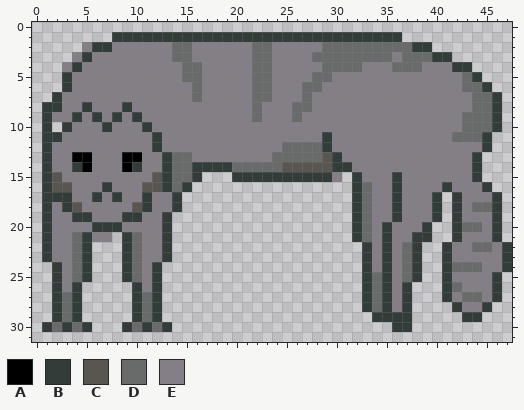
Two versions of one pixel-art file, design/pixel art/cat5.aseprite. The first picture shows the starting point.
48x32 pixels, 1 frame.
Palette (. is transparent): A #000000  B #323c39  C #595652  D #696a6a  E #847e87
Pixels before, first column x 1:
 1 .......BBBBBBBBBBBBBBBBBBBBBBBBBBBBB...........
 2 ....EBBEEEEEEDDEEEEEEDDEEEEEDDDDDDDDDBB........
 3 ...EBEEEEEEEEDDEEEEEEDDEEEEDDDDDDDDEDDDBB......
 4 ..EBEEEEEEEEEEDDEEEEEDDEEEEEDDDDEEEDDDEEEBB....
 5 ..BEEEEEEEEEEEDDEEEEEDDEEEEDDEEEEEEEEEEEEEDB...
 6 ..BEEEEEEEEEEEEDEEEEEDDEEEDDEEEEEEEEEEEEEEDDB..
 7 .BEEEEEEEEEEEEEDEEEEEDDEEEDEEEEEEEEEEEEEEEEDDB.
 8 BBEEBEEEBEEEEEEEEEEEEDEEEDDEEEEEEEEEEEEEEEEDDB.
 9 BEEBEBEBEBEEEEEEEEEEEDEEEDEEEEEEEEEEEEEEEEDDDB.
10 B.BEEEBEEEBEEEEEEEEEEEEEEEEEEEEEEEEEEEEEEEDDDB.
11 BBEEEEEEEEEBEEEEEEEEEEEEEEEEBEEEEEEEEEEEEDDDB..
12 BEEEEEEEEEEBEEEEEEEEEEEEDDDDBEEEEEEEEEEEEEEEB..
13 BEEAAEEEAAEEBDDEEEEEEEEDDDDDCBEEEEEEEEEEEEEB...
14 BEEBAEEEABEEBDDBBBBDDDDDCCCCCBBEEEEEEEEEEEEB...
15 BCEEEEEEEEECBDDB...BBBBBBBBBBE.BEEEBEEEEEEEB...
16 BCCEEEBEEECCBDB................BDEEBEEEEBEEEB..
17 BBBEEBEBEEBEEB.................BDEEBEEEB.BEEEB.
18 BEBCEEEEECBEEB.................BDEEBEEEB.BEDDB.
19 BEEBBEEEBBEEB..................BDEEBEEEB.BEEEB.
20 BEEEEBBBEEEEB..................BDEBEEEB..BDDEB.
21 BEEDBEE.BDEEB..................BDEBEEBB..BEEEB.
22 BEEDB...BDEEB...................BEBEDB..BEEDDEB
23 BEEDB...BDEEB...................BEBEDB..BEEEEEB
24 .BEDB...BDEB....................BEBEDB..BDDDEEB
25 .BEDB...BDEB....................BDBEDB..BEEEEB.
26 .BEB.....BEB....................BDBEB...BDEEEB.
27 .BDB.....BDB....................BDBEB...BEDDEB.
28 .BDB.....BDB....................BDBEB....BEEB..
29 .BDB.....BDB.....................BBBB.....BB...
30 BDBDB...BDBDB......................BB..........
After:
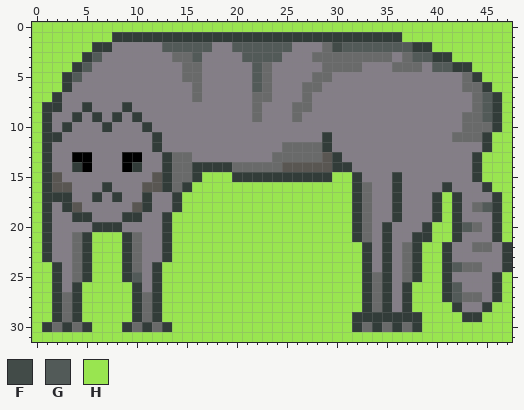
Colours new in this view: F #424b48  G #525a58  H #99e550
What changed:
layer "Back" added
layer "Cat" added
layer "Layer 1" removed
Layers "Cat", "Back":
Colour B is added in row 29 at x 32 to 33 and 38; in row 30 at x 32, 34 and 38.
Colour D is added in row 30 at x 33 and 35.
Colour D replaces colour B in row 30 at x 37.
Colour E is added in row 10 at x 2.
Colour F replaces colour D in row 2 at x 30.
Colour G replaces colour D in row 2 at x 14 to 15, 22 to 23 and 31 to 37; in row 3 at x 22 to 23 and 38 to 39; in rows 4 to 6 at x 22; in rows 7 to 9 at x 45; in row 18 at x 45; in row 20 at x 43.
Colour G replaces colour D in row 24 at x 42; in row 25 at x 10; in row 26 at x 42.
Colour G replaces colour E in row 2 at x 13, 16 to 17, 20 to 21 and 24 to 25; in row 3 at x 6, 16, 21 and 24; in row 4 at x 5 and 40 to 41; in row 5 at x 4; in row 27 at x 42.
Colour H is added in row 0 at x 0 to 47; in row 1 at x 0 to 7 and 37 to 47; in row 2 at x 0 to 4 and 40 to 47; in row 3 at x 0 to 3 and 42 to 47; in row 4 at x 0 to 2 and 44 to 47; in row 5 at x 0 to 2 and 45 to 47.
Colour H is added in row 6 at x 0 to 2 and 46 to 47; in row 7 at x 0 to 1 and 47; in rows 8 to 10 at x 0 and 47; in rows 11 to 12 at x 0 and 46 to 47; in rows 13 to 14 at x 0 and 45 to 47; in row 15 at x 0, 17 to 19, 31 and 45 to 47.
Colour H is added in row 16 at x 0, 16 to 31 and 46 to 47; in rows 17 to 18 at x 0, 15 to 31, 41 and 47; in row 19 at x 0, 14 to 31, 41 and 47; in row 20 at x 0, 14 to 31, 40 to 41 and 47; in row 21 at x 0, 8, 14 to 31, 40 to 41 and 47; in rows 22 to 23 at x 0, 6 to 8, 14 to 32 and 39 to 40.
Colour H is added in row 24 at x 0 to 1, 6 to 8, 13 to 32 and 39 to 40; in row 25 at x 0 to 1, 6 to 8, 13 to 32, 39 to 40 and 47; in rows 26 to 27 at x 0 to 1, 5 to 9, 13 to 32, 38 to 40 and 47; in row 28 at x 0 to 1, 5 to 9, 13 to 32, 38 to 41 and 46 to 47; in row 29 at x 0 to 1, 5 to 9, 13 to 31, 39 to 42 and 45 to 47; in row 30 at x 0, 6 to 8, 14 to 31 and 39 to 47.
Colour H is added in row 31 at x 0 to 47.
Colour H replaces colour E in row 2 at x 5; in row 3 at x 4; in row 4 at x 3; in row 15 at x 30; in row 21 at x 6 to 7.
Changed places in both pictures, as pixel boxes (x1, y1, x2, y2):
changed: (32, 22, 512, 342)
